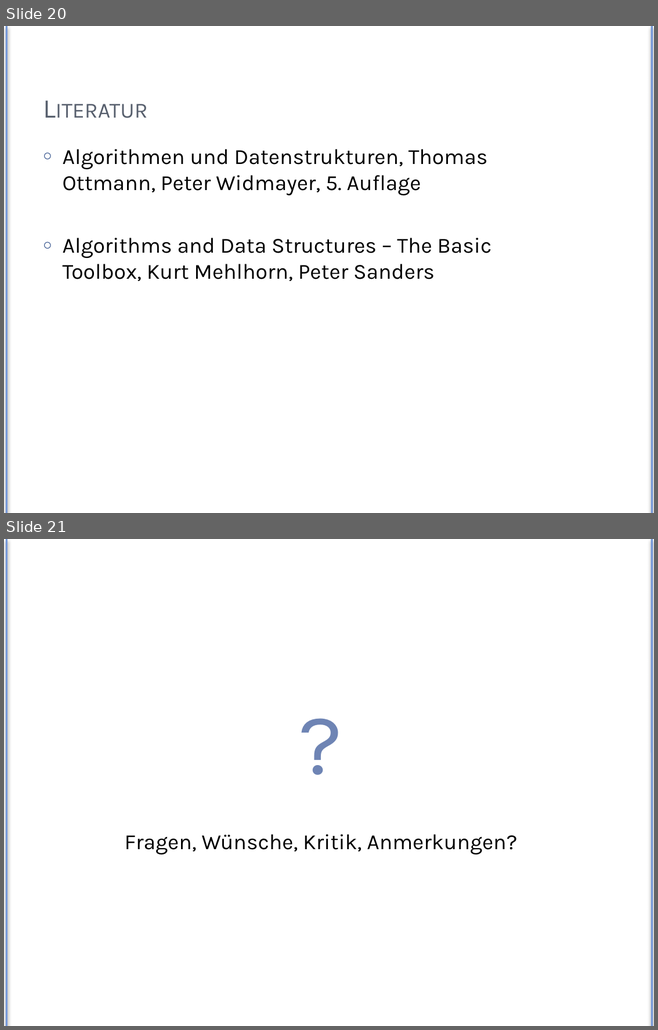
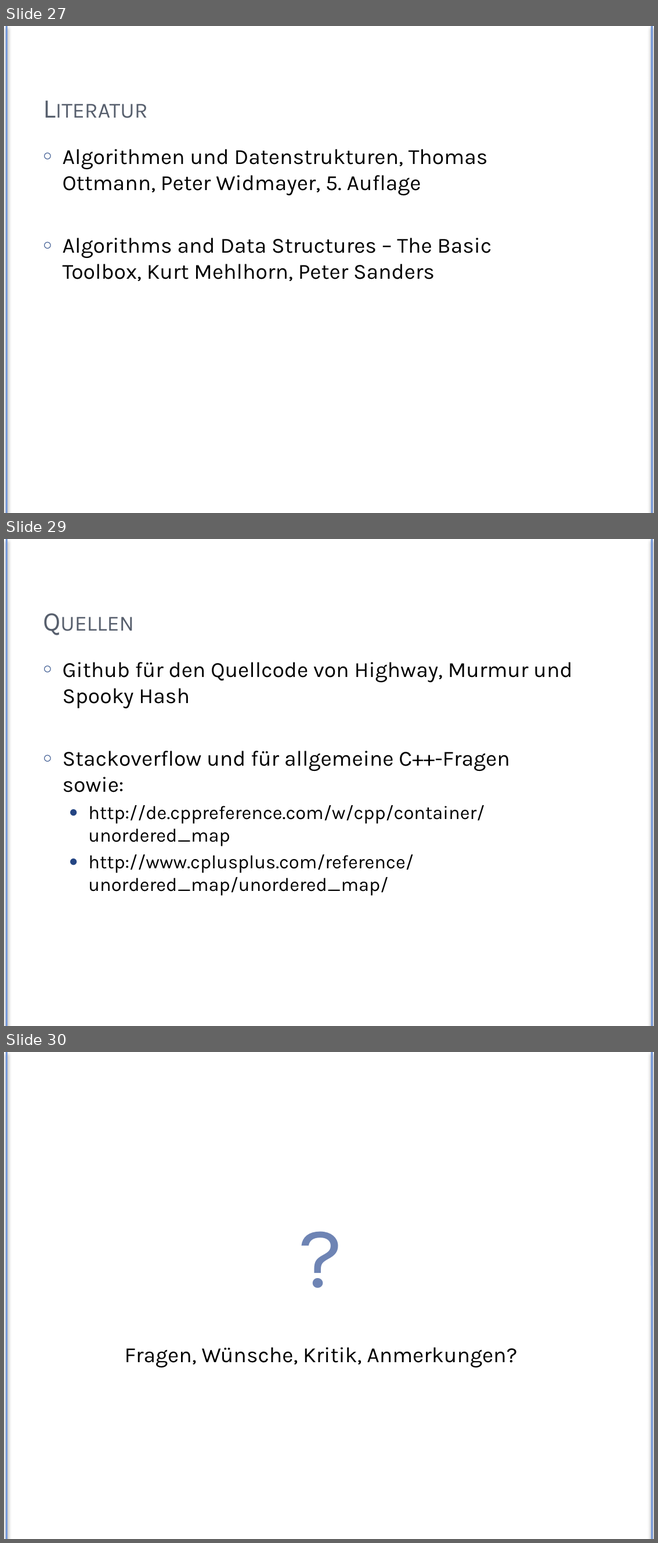
Before and after one commit to Exa-THM/HashTesting, a slide deck: Presentation/exa-hashes.pptx. Shown one above the other, each under a label of ours: slides 20 and 21 before the commit, slides 27, 29 and 30 after it; the slides between them are not shown. The pictures are 658x1030 and 658x1543 pixels, drawn with LibreOffice and Linux fonts; fonts in the diff are those of the drawing. Boxes give left, top, right and bottom in pixels: in the first picture for what was removed or moved away, otherwise in the second. Text is boxed around its words. In the diff, an @@ line names an element or a change of style, - is before the commit and + after.

```diff
--- a/Presentation/exa-hashes.pptx
+++ b/Presentation/exa-hashes.pptx
@@ slide 29 added at box(4, 539, 654, 1026), background #FFFFFF; not listed: 2 template elements that a slide beside it also shows @@
@@ title added at box(36, 559, 567, 640), 30 pt, text #575F6D, small capitals @@
+Quellen
@@ text added at box(63, 662, 572, 896), 21 pt, text #000000 @@
+○ Github für den Quellcode von Highway, Murmur und Spooky Hash
+○ Stackoverflow und für allgemeine C++-Fragen sowie:
+  ● http://de.cppreference.com/w/cpp/container/unordered_map
+  ● http://www.cplusplus.com/reference/unordered_map/unordered_map/
@@ what was slide 20 is now slide 27 @@
@@ what was slide 21 is now slide 30 @@
```
Also in this commit, not shown: 15 slides changed, 10 other slides added, 2 slides removed, 4 other files.
